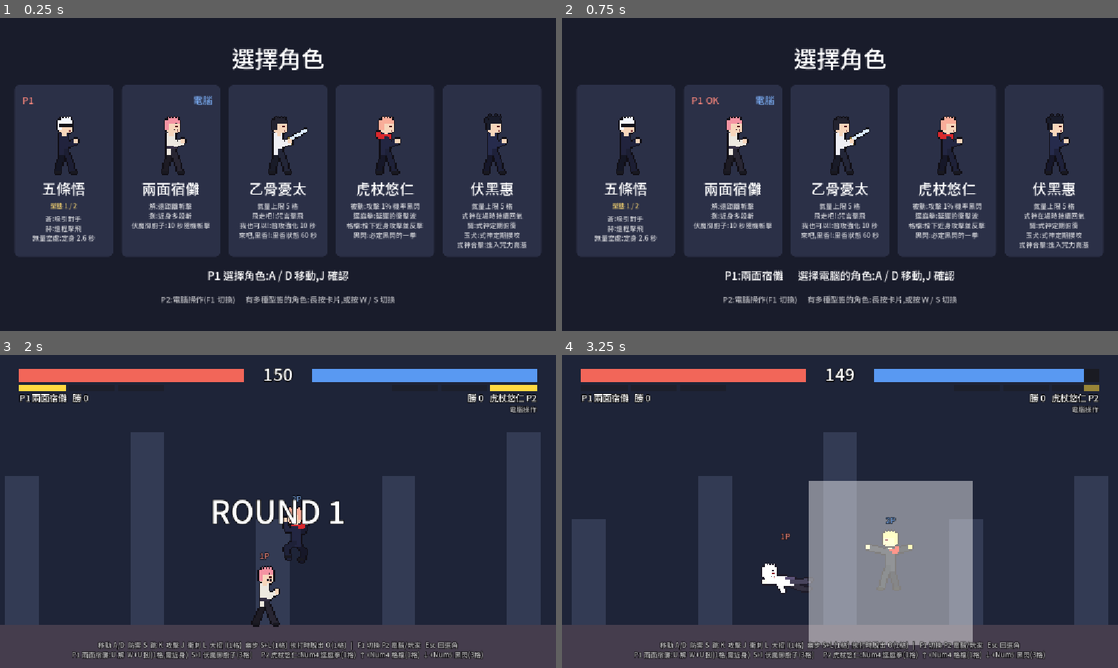
Above: before the commit, frames 1-4 (two rows, left to right).
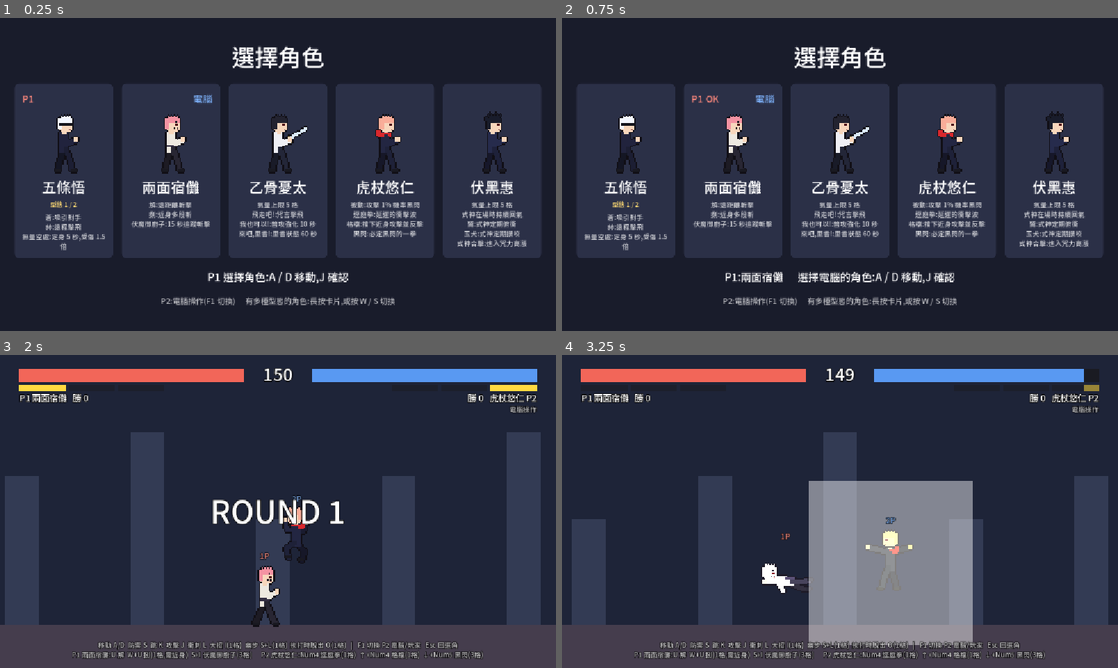
Above: after the commit, the same moments.

Repository: tyboy0407/anifight
Game: Godot game, scene res://scenes/select.tscn
Same seed, same stepped clock (60 frames per second), same inputs: the game is played once before the commit and once after it.
Inputs (mouse positions are in pixels of both pictures, inside the frame that each line leads up to):
- Up to frame 1 (0.25 s): no input
- Up to frame 2 (0.75 s): tap Enter (ui_accept) at 0.5 s; move the mouse to (962, 158) at 0.52 s; hold D from 0.53 s (still down); tap J at 0.6 s; click (962, 158) at 0.67 s
- Up to frame 3 (2 s): keep holding D; tap Enter (ui_accept) at 0.77, 1.52 s; move the mouse to (166, 527) at 1.27 s; tap K at 1.35 s
- Up to frame 4 (3.25 s): move the mouse to (895, 442) at 2.02 s; release D at 2.03 s; hold A 2.03-2.78 s; tap L at 2.1 s; move the mouse to (812, 574) at 2.77 s; hold D from 2.78 s (still down); tap I at 2.85 s; click (812, 574) at 2.92 s; tap Enter (ui_accept) at 3.02 s

The runs differ from the first frame. In frame 1, 7.0% of the frame differs, in the area x 2-98%, y 8-92%; in frame 2, 7.4%; in frame 3, less than 0.1%; in frame 4, less than 0.1%.

Commit message:
Rework Gojo's and Sukuna's domains
- Unlimited Void now stuns for 5 seconds, and the stunned opponent
  takes 1.5x damage until the stun ends.
- Malevolent Shrine now lasts 15 seconds and every slash falls on the
  opponent's current position instead of a random spot. The slash
  interval is longer so a hit opponent can still walk away or guard.
- Stuns can carry a damage multiplier for hits taken while stunned.

Co-Authored-By: Claude Fable 5.2 <noreply@anthropic.com>

Diff:
--- a/scripts/characters/gojo.gd
+++ b/scripts/characters/gojo.gd
@@ -3,7 +3,8 @@
 ## 以五條悟為藍本的角色。
 ## 蒼(skill):在前方生成吸引點,把對手拉過去並造成多段小傷害。不耗氣,有冷卻。
 ## 赫(上 + skill):向前射出排斥彈,命中造成大傷害並擊飛。耗 1 格氣。
-## 領域展開・無量空處(下 + special):定身對手一段時間。耗 3 格氣,取代通用超必殺。
+## 領域展開・無量空處(下 + special):定身對手 5 秒,期間對手受到的傷害變成 1.5 倍。
+##   耗 3 格氣,取代通用超必殺。
 
 # 蒼
 const BLUE_COOLDOWN := 2.0
@@ -29,8 +30,9 @@
 # 領域展開
 const DOMAIN_CAST := 0.90
 const DOMAIN_RELEASE := 0.55
-const DOMAIN_STUN := 2.6
+const DOMAIN_STUN := 5.0
 const DOMAIN_DAMAGE := 120
+const DOMAIN_VULNERABILITY := 1.5  # 定身期間對手受到的傷害倍率
 const DOMAIN_FADE := 0.25
 
 var _blue_cooldown := 0.0
@@ -174,7 +176,7 @@
 	_clear_domain()
 	_domain_node = _make_domain_effect()
 	if opponent != null:
-		opponent.stun(DOMAIN_STUN, DOMAIN_DAMAGE)
+		opponent.stun(DOMAIN_STUN, DOMAIN_DAMAGE, DOMAIN_VULNERABILITY)
 
 
 func _make_domain_effect() -> Node2D:
--- a/scripts/characters/gojo_young.gd
+++ b/scripts/characters/gojo_young.gd
@@ -169,12 +169,12 @@
 
 
 ## 定身類的招式(例如無量空處)也算一次命中。
-func stun(duration: float, damage: int = 0) -> void:
+func stun(duration: float, damage: int = 0, damage_scale: float = 1.0) -> void:
 	if in_infinity():
 		if not is_invulnerable():
 			_absorb_hit(opponent)
 		return
-	super(duration, damage)
+	super(duration, damage, damage_scale)
 
 
 ## 不造成傷害的打斷效果直接無效,不扣時間。
--- a/scripts/characters/sukuna.gd
+++ b/scripts/characters/sukuna.gd
@@ -3,7 +3,7 @@
 ## 以兩面宿儺為藍本的角色。
 ## 解(skill):遠距離斬擊,判定高、飛得遠、傷害低。不耗氣,有冷卻。
 ## 捌(上 + skill):只有近身才能發動的多段斬擊,傷害高,最後一擊擊飛。耗 1 格氣。
-## 領域展開・伏魔御廚子(下 + special):開放型領域,10 秒內場上隨機位置不斷落下斬擊。耗 3 格氣。
+## 領域展開・伏魔御廚子(下 + special):開放型領域,15 秒內斬擊不斷落在對手當下的位置。耗 3 格氣。
 
 const SLASH_COLOR := Color(1.0, 0.95, 0.95)
 const BLOOD_COLOR := Color(0.9, 0.15, 0.2)
@@ -27,8 +27,10 @@
 # 伏魔御廚子
 const DOMAIN_CAST := 0.85
 const DOMAIN_RELEASE := 0.55
-const DOMAIN_DURATION := 10.0
-const DOMAIN_SLASH_INTERVAL := 0.16
+const DOMAIN_DURATION := 15.0
+# 斬擊瞄準對手,間隔太短的話對手一中招就會被連續鎖到結束;
+# 這個間隔讓對手硬直結束後還來得及走開或防禦。
+const DOMAIN_SLASH_INTERVAL := 0.5
 const DOMAIN_SLASH_WARN := 0.30  # 斬擊落下前的預兆時間,讓對手有機會閃
 const DOMAIN_SLASH_ACTIVE := 0.10
 const DOMAIN_SLASH_SIZE := Vector2(130, 700)
@@ -217,9 +219,12 @@
 		_domain_slashes.erase(slash)
 
 
-## 在場上隨機位置落下一道斬擊:先出現半透明預兆,之後才有判定。
+## 在對手當下的位置落下一道斬擊:先出現半透明預兆,之後才有判定。
+## 位置在預兆出現時就定下來,對手在預兆期間離開就躲得掉。
 func _spawn_domain_slash() -> void:
-	var x := _rng.randf_range(arena_min_x, arena_max_x)
+	if opponent == null:
+		return
+	var x := opponent.global_position.x
 	var center := Vector2(x, _domain_floor_y - DOMAIN_SLASH_SIZE.y / 2.0)
 	# z = -1:畫在領域背景之上、角色之後,斬擊落下時仍看得到角色。
 	var node := _spawn_rect(DOMAIN_SLASH_SIZE, Color(BLOOD_COLOR, 0.28), center, -1)
--- a/scripts/fighter.gd
+++ b/scripts/fighter.gd
@@ -84,6 +84,7 @@
 var _dash_cooldown := 0.0
 var _dash_dir := 1
 var _stun_time := 0.0
+var _stun_damage_scale := 1.0
 var _move: AttackData
 var _combo_step := 0  # 地面連段的第幾段;-1 代表空中攻擊
 var _combo_queued := false
@@ -399,11 +400,14 @@
 
 
 ## 被定身:期間無法行動,仍會受到攻擊。幽步、脫出與 KO 期間無效。
-func stun(duration: float, damage: int = 0) -> void:
+## damage_scale 是定身期間受到傷害的倍率(定身本身的 damage 不套用)。
+func stun(duration: float, damage: int = 0, damage_scale: float = 1.0) -> void:
 	if state in [State.KO, State.TELEPORT, State.BURST]:
 		return
 	_set_hitbox(false)
+	_stun_damage_scale = 1.0
 	_set_health(health - _register_hit(damage))
+	_stun_damage_scale = damage_scale
 	if health <= 0:
 		velocity = Vector2(0.0, -300.0)
 		_set_state(State.KO, true)
@@ -631,6 +635,8 @@
 ## 記錄一次受擊,回傳套用連段衰減後的實際傷害。
 func _register_hit(raw_damage: int) -> int:
 	var scale_factor := maxf(1.0 - COMBO_DAMAGE_STEP * _combo_hits, COMBO_DAMAGE_FLOOR)
+	if state == State.STUNNED:
+		scale_factor *= _stun_damage_scale
 	var damage := maxi(int(round(raw_damage * scale_factor)), 1) if raw_damage > 0 else 0
 	_combo_hits += 1
 	_combo_damage += damage
--- a/scripts/game_state.gd
+++ b/scripts/game_state.gd
@@ -14,7 +14,7 @@
 		"sprites": "res://assets/characters/gojo",
 		"hair": Color(0.95, 0.96, 1.0),
 		"skills": ["蒼", "赫(1格)", "無量空處(3格)"],
-		"summary": "蒼:吸引對手\n赫:遠程擊飛\n無量空處:定身 2.6 秒",
+		"summary": "蒼:吸引對手\n赫:遠程擊飛\n無量空處:定身 5 秒,受傷 1.5 倍",
 		# 同一個角色的其他時期 / 型態。選角畫面長按角色卡片可以切換。
 		"forms": [
 			{
@@ -33,7 +33,7 @@
 		"sprites": "res://assets/characters/sukuna",
 		"hair": Color(0.95, 0.6, 0.65),
 		"skills": ["解", "捌(1格,需近身)", "伏魔御廚子(3格)"],
-		"summary": "解:遠距離斬擊\n捌:近身多段斬\n伏魔御廚子:10 秒隨機斬擊",
+		"summary": "解:遠距離斬擊\n捌:近身多段斬\n伏魔御廚子:15 秒追蹤斬擊",
 	},
 	{
 		"name": "乙骨憂太",
Binary file changed: assets/fonts/NotoSansTC-subset.ttf
